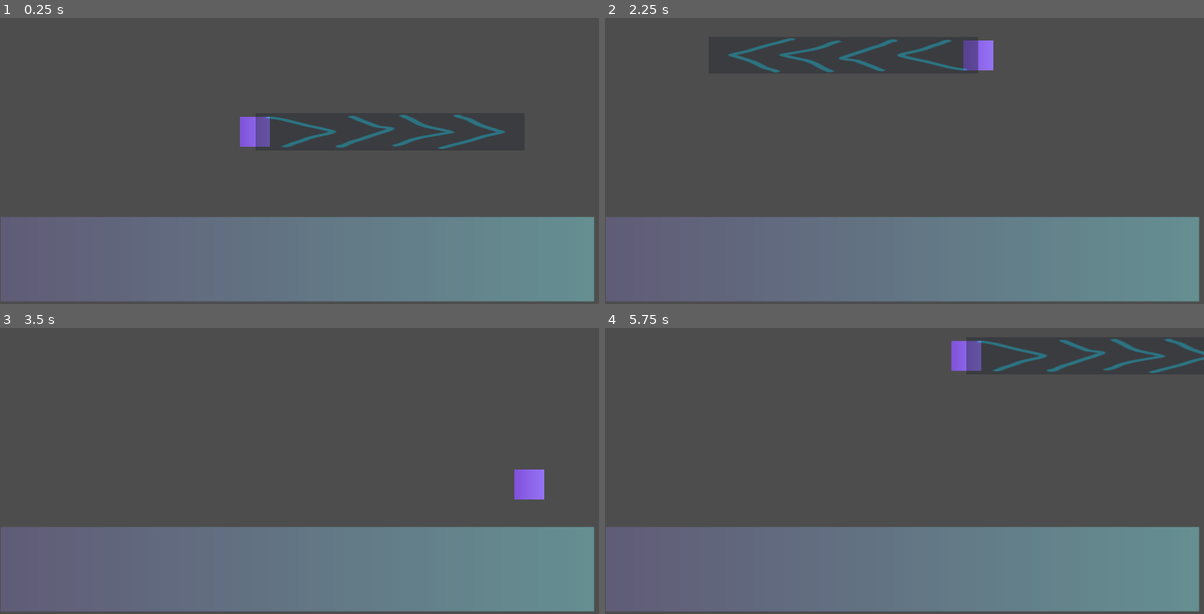
Above: before the commit, frames 1-4 (two rows, left to right).
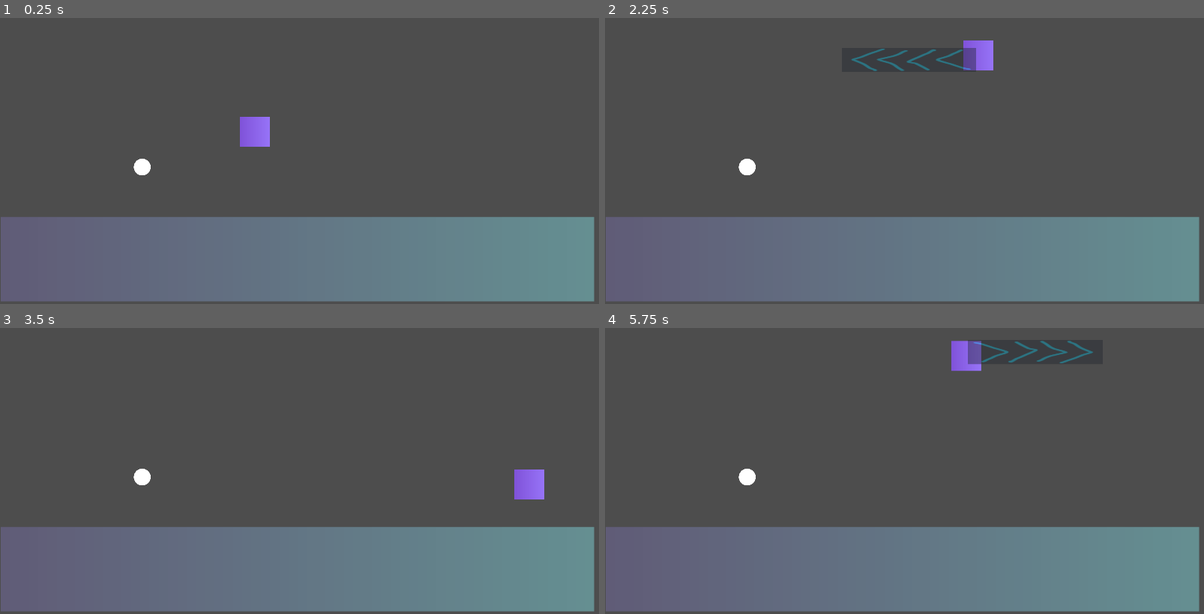
Above: after the commit, the same moments.

Repository: cmaciver/double-bubble-ggj
Game: Godot game, scene res://src/sab-test-scene.tscn
Same seed, same stepped clock (60 frames per second), same inputs: the game is played once before the commit and once after it.
Inputs (mouse positions are in pixels of both pictures, inside the frame that each line leads up to):
- Up to frame 1 (0.25 s): no input
- Up to frame 2 (2.25 s): move the mouse to (1036, 118) at 0.52 s; hold Shift (platform_aim) 0.53-1.28 s; hold D (platform_right) 0.53-2.03 s; tap Space (platform_jump) at 0.77, 1.52 s; tap Enter at 1.25 s; move the mouse to (784, 152) at 1.27 s; click (784, 152) at 1.35 s; tap Shift (platform_aim) at 1.55 s; move the mouse to (964, 60) at 2.02 s; hold A (platform_left) from 2.03 s (still down); hold Shift (platform_aim) from 2.03 s (still down)
- Up to frame 3 (3.5 s): move the mouse to (269, 513) at 2.77 s; release A (platform_left) at 2.78 s; release Shift (platform_aim) at 2.78 s; hold D (platform_right) from 2.78 s (still down); right-click (269, 513) at 2.85 s; tap Space (platform_jump) at 3.02 s; tap Shift (platform_aim) at 3.05 s
- Up to frame 4 (5.75 s): move the mouse to (1084, 496) at 3.52 s; hold Shift (platform_aim) 3.53-4.28 s; tap Space (platform_jump) at 3.77, 4.25, 4.52 s; move the mouse to (724, 396) at 4.27 s; release D (platform_right) at 4.28 s; hold A (platform_left) 4.28-5.03 s; click (724, 396) at 4.35 s; tap Shift (platform_aim) at 4.55 s; move the mouse to (934, 445) at 5.02 s; hold D (platform_right) from 5.03 s (still down); hold Shift (platform_aim) from 5.03 s (still down)

The runs differ from the first frame. In frame 1, 1.2% of the frame differs, in the area x 22-85%, y 33-55%; in frame 2, 1.3%, in the area x 20-63%, y 7-55%; in frame 3, 0.1%; in frame 4, 1.2%.

Commit message:
problems on problems on problems

Diff:
--- a/double-bubble/src/player1/platformer-character.tscn
+++ b/double-bubble/src/player1/platformer-character.tscn
@@ -1,7 +1,6 @@
-[gd_scene load_steps=8 format=3 uid="uid://c6yel3id1rfn4"]
+[gd_scene load_steps=5 format=3 uid="uid://c6yel3id1rfn4"]
 
 [ext_resource type="Script" path="res://src/player1/platformer_character.gd" id="1_8wvk8"]
-[ext_resource type="PackedScene" uid="uid://d0c7vrqfrrv7h" path="res://src/wind_area.tscn" id="2_dglnr"]
 
 [sub_resource type="RectangleShape2D" id="RectangleShape2D_dnpdv"]
 size = Vector2(48, 48)
@@ -11,12 +10,6 @@
 
 [sub_resource type="GradientTexture2D" id="GradientTexture2D_wiprs"]
 gradient = SubResource("Gradient_oejba")
-
-[sub_resource type="Gradient" id="Gradient_dfls8"]
-colors = PackedColorArray(0, 0.635294, 0, 1, 0.482353, 0.807843, 0.490196, 1)
-
-[sub_resource type="GradientTexture2D" id="GradientTexture2D_s7siv"]
-gradient = SubResource("Gradient_dfls8")
 
 [node name="Platformer" type="CharacterBody2D"]
 script = ExtResource("1_8wvk8")
@@ -28,14 +21,3 @@
 position = Vector2(0, 1.90735e-06)
 scale = Vector2(0.75, 0.75)
 texture = SubResource("GradientTexture2D_wiprs")
-
-[node name="Wind" type="Node2D" parent="."]
-
-[node name="WindArea" parent="Wind" instance=ExtResource("2_dglnr")]
-
-[node name="AimDisplay" type="Sprite2D" parent="Wind/WindArea"]
-visible = false
-scale = Vector2(9.3125, 0.5)
-texture = SubResource("GradientTexture2D_s7siv")
-centered = false
-offset = Vector2(16, -32)
--- a/double-bubble/src/player1/platformer_character.gd
+++ b/double-bubble/src/player1/platformer_character.gd
@@ -7,16 +7,20 @@
 var is_aiming = false
 var aim_dir = Vector2()
 
-@onready var aim_display = $Wind
+var wind : Node2D
+var wind_area
+
+func _ready():
+	wind = Node2D.new()
+	call_deferred("add_sibling", wind)
+	wind.position = position
+	wind_area = load("res://src/wind_area.tscn").instantiate()
+	wind.add_child(wind_area)
 
 func _physics_process(delta: float) -> void:
 	# Add the gravity.
 	if not is_on_floor():
 		velocity += get_gravity() * delta
-
-	if Input.is_action_pressed("platform_aim"):
-		pass
-
 
 	# Handle jump.
 	if Input.is_action_just_pressed("platform_jump") and is_on_floor():
@@ -24,17 +28,18 @@
 
 	if Input.is_action_just_pressed("platform_aim"):
 		is_aiming = true
-		aim_display.show()
+		wind_area.show()
 
 	if Input.is_action_just_released("platform_aim"):
 		is_aiming = false
-		aim_display.hide()
-		fan()
+		wind_area.hide()
+		#fan()
 
 	if is_aiming:
 		aim_dir = Input.get_vector("platform_left", "platform_right", "platform_up", "platform_down")
 		print(aim_dir.angle())
-		aim_display.rotation_degrees = rad_to_deg(aim_dir.angle())
+		wind.position = position
+		wind.rotation_degrees = rad_to_deg(aim_dir.angle())
 		if is_on_floor():
 			velocity = Vector2()
 
@@ -51,5 +56,5 @@
 		if collision.get_collider().name == "Bubble":
 			bubble_touched.emit(collision.get_collider())
 
-func fan():
-	fan_shot.emit(self.position, aim_dir)
+#func fan():
+	#fan_shot.emit(self.position, aim_dir)
--- a/double-bubble/src/sab-test-scene.tscn
+++ b/double-bubble/src/sab-test-scene.tscn
@@ -16,6 +16,9 @@
 [node name="Node2D" type="Node2D"]
 script = ExtResource("1_leq1t")
 
+[node name="Bubble" parent="." instance=ExtResource("2_lsmqj")]
+position = Vector2(456, 640)
+
 [node name="StaticBody2D" type="StaticBody2D" parent="."]
 
 [node name="CollisionShape2D" type="CollisionShape2D" parent="StaticBody2D"]
@@ -31,13 +34,7 @@
 position = Vector2(817, 498)
 scale = Vector2(2, 2)
 
-[node name="Bubble" parent="." instance=ExtResource("2_lsmqj")]
-position = Vector2(624, 560)
-mass = 0.035
-
 [node name="BubblePopTimer" type="Timer" parent="."]
 wait_time = 0.11
 
-[connection signal="body_entered" from="Bubble" to="." method="_on_bubble_body_entered"]
-[connection signal="body_shape_entered" from="Bubble" to="." method="_on_bubble_body_shape_entered"]
 [connection signal="timeout" from="BubblePopTimer" to="." method="_on_bubble_pop_timer_timeout"]
--- a/double-bubble/src/wind_area.tscn
+++ b/double-bubble/src/wind_area.tscn
@@ -3,9 +3,10 @@
 [ext_resource type="Texture2D" uid="uid://3eu6mogw8cuj" path="res://assets/temp/wind arrow.png" id="1_a83a1"]
 
 [sub_resource type="RectangleShape2D" id="RectangleShape2D_px3ig"]
-size = Vector2(343.8, 50.1053)
+size = Vector2(343.8, 65.6842)
 
 [node name="WindArea" type="Area2D"]
+visible = false
 position = Vector2(56, 0)
 scale = Vector2(0.25, 0.25)
 collision_layer = 2
@@ -16,12 +17,12 @@
 gravity_direction = Vector2(1, 0)
 
 [node name="CollisionShape2D" type="CollisionShape2D" parent="."]
-position = Vector2(644.5, 1)
+position = Vector2(644.5, -36)
 scale = Vector2(5, 4.75)
 shape = SubResource("RectangleShape2D_px3ig")
 
 [node name="Sprite2D" type="Sprite2D" parent="."]
 modulate = Color(1, 1, 1, 0.423529)
-position = Vector2(641.5, 0)
-scale = Vector2(3.90271, 1)
+position = Vector2(640, -36.75)
+scale = Vector2(3.90271, 1.31013)
 texture = ExtResource("1_a83a1")
